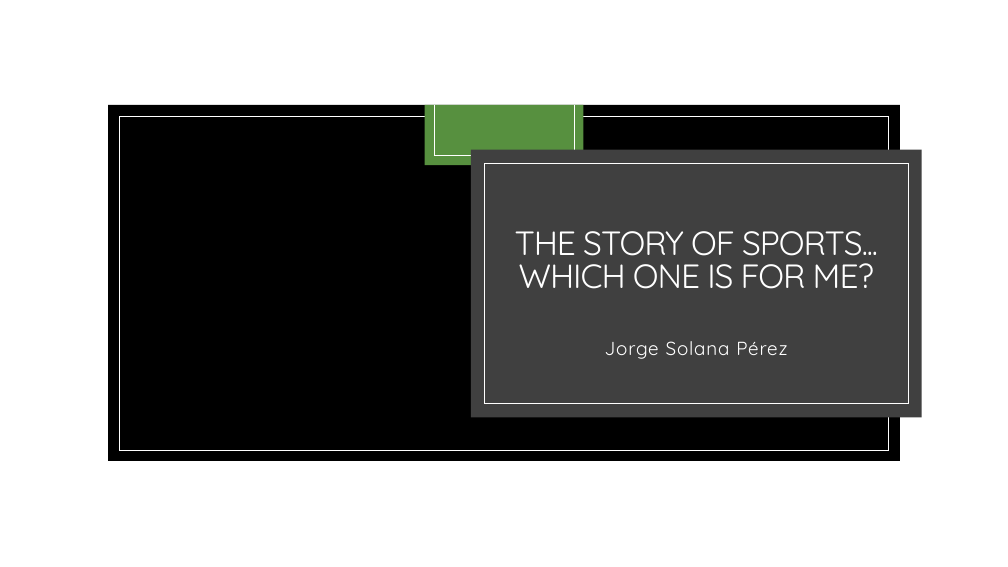
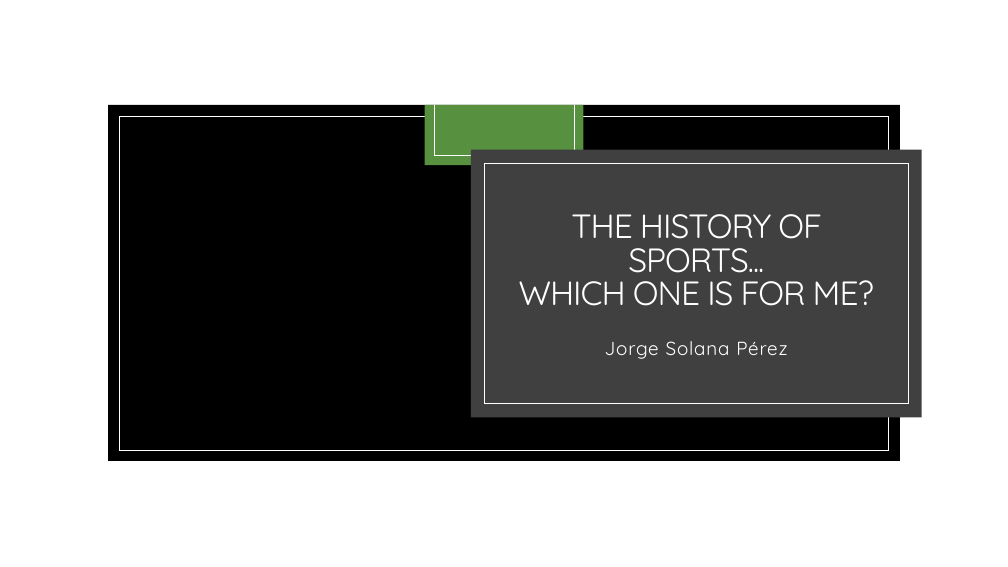
Before and after one commit to Jorge-Solana/Economical_Sports_Hisotry_and_Best_suitable_sport, a slide deck: slide 1 of Slide_Show/The Story of Sports.pptx. Drawn at 1008x567 pixels with LibreOffice and Linux fonts; fonts in the diff are those of the drawing; background and template pictures are left out. Boxes give left, top, right and bottom in pixels: in the first picture for what was removed or moved away, otherwise in the second. Text is boxed around its words. In the diff, an @@ line names an element or a change of style, - is before the commit and + after.

```diff
--- a/Slide_Show/The Story of Sports.pptx
+++ b/Slide_Show/The Story of Sports.pptx
@@ title at (x1=519, y1=214, x2=874, y2=306): text changed @@
-THE STORY OF SPORTS...
-WHICH ONE IS FOR ME?
+THE HISTORY OF SPORTS...
+WHICH ONE IS FOR ME?
```
Also in this commit, not shown: 2 other files.
